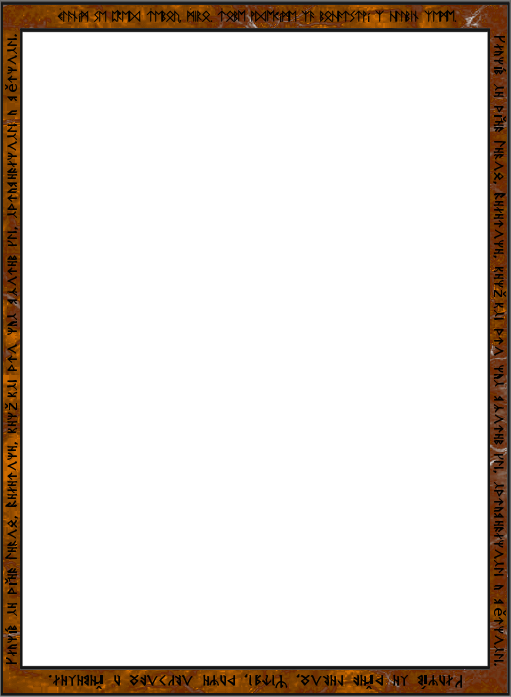
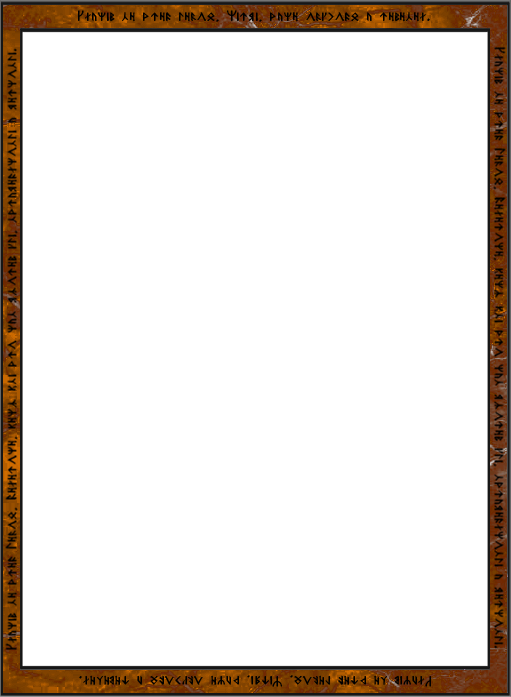
Layer changes from the first 511×697 image to the second:
painted on "Klaním se před Tebou, Belerone, jenž jsi pro nás vzorem cti, spravedlnosti a vě…" (1st of 2) over box(5, 36, 506, 666)
painted on "Klaním se před Tebou, Belerone, jenž jsi pro nás vzorem cti, spravedlnosti a vě…" (2nd of 2) over box(5, 34, 506, 664)
renamed "Klaním se před tebou, Nirvi, pane obchodu a řemesel." to "Klaním se před tebou, Nirvi, pane obchodu a řemesel. #1", moved it above "[Vzor] Klaním se před tebou, Nirvi, pane obchodu a řemesel.", painted on it over box(48, 674, 462, 689)
added layer "[Vzor] Klaním se před tebou, Nirvi, pane obchodu a řemesel." above "Klanim se pred Tebou, Miro. To..." over box(78, 10, 430, 22)
renamed "Klaním se před Tebou, Miro. T..." to "Klanim se pred Tebou, Miro. To...", hid it, painted on it over box(57, 8, 457, 23)
